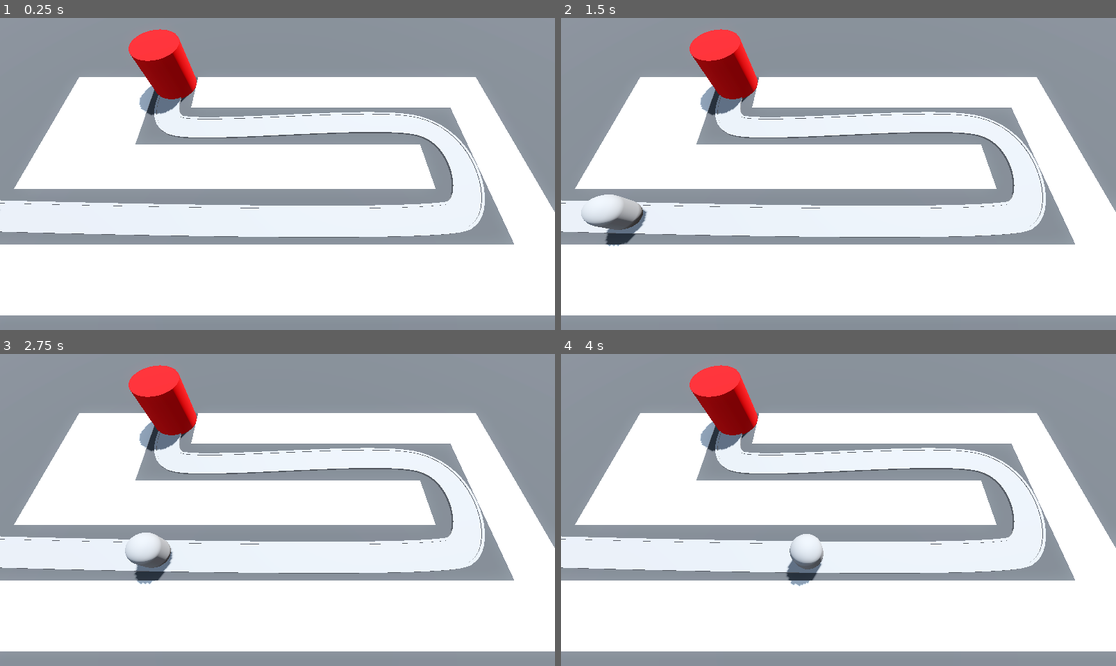
Above: before the commit, frames 1-4 (two rows, left to right).
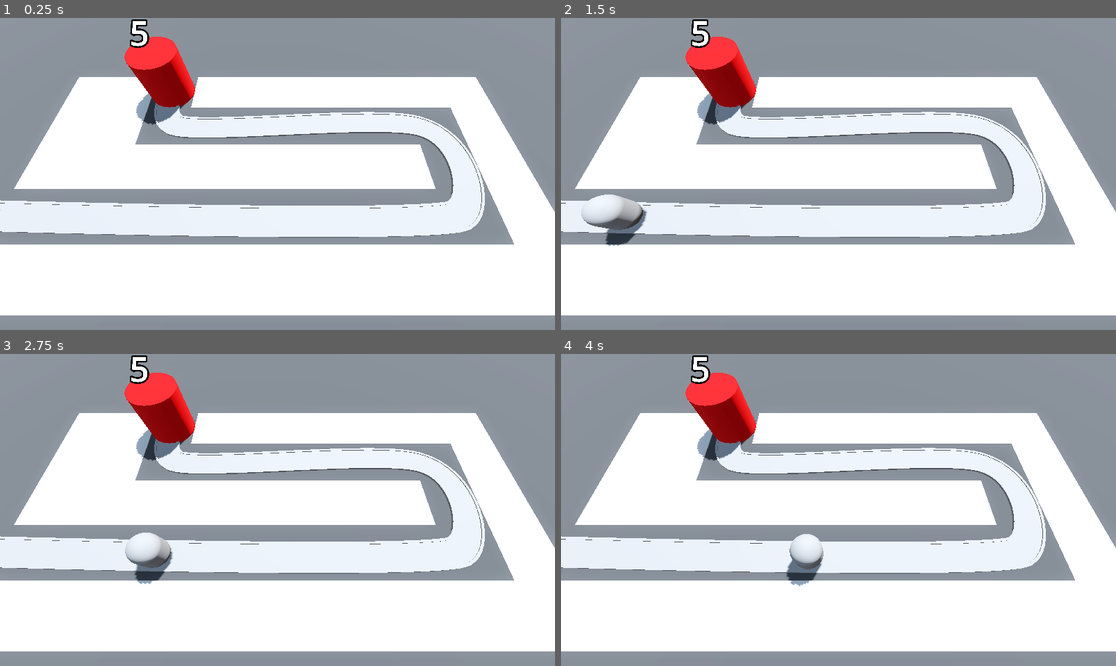
Above: after the commit, the same moments.

Repository: DapperMongoose/BarbarianBlaster
Game: Godot game, scene res://BaseLevel.tscn
Same seed, same stepped clock (60 frames per second), same inputs: the game is played once before the commit and once after it.
Inputs:
- Up to frame 1 (0.25 s): no input
- Up to frame 2 (1.5 s): no input
- Up to frame 3 (2.75 s): no input
- Up to frame 4 (4 s): no input

The runs differ from the first frame. In frame 1, 1.6% of the frame differs, in the area x 22-36%, y 0-35%; in frame 2, 1.6%; in frame 3, 1.6%; in frame 4, 1.6%.

Commit message:
completed health and labels lesson

Diff:
--- a/Base/base.gd
+++ b/Base/base.gd
@@ -1,4 +1,13 @@
 extends Node3D
+
+@export var max_health: int = 5
+
+@onready var label_3d: Label3D = $Label3D
+
+func _ready():
+	label_3d.text = str(max_health)
 
 func take_damage() -> void:
 	print("damage dealt to base")
+	max_health -= 1
+	label_3d.text = str(max_health)
--- a/Base/base.tscn
+++ b/Base/base.tscn
@@ -6,7 +6,6 @@
 albedo_color = Color(0.886275, 0, 0.0196078, 1)
 
 [node name="Base" type="Node3D" groups=["base"]]
-transform = Transform3D(1, 0, 0, 0, 1, 0, 0, 0, 1, -10, 0, -7)
 script = ExtResource("1_qbfkp")
 
 [node name="CSGCylinder3D" type="CSGCylinder3D" parent="."]
@@ -15,3 +14,10 @@
 height = 4.0
 sides = 32
 material = SubResource("StandardMaterial3D_gjoub")
+
+[node name="Label3D" type="Label3D" parent="."]
+transform = Transform3D(1, 0, 0, 0, 1, 0, 0, 0, 1, 0, 5.5, 0)
+billboard = 1
+text = "starting health"
+font_size = 500
+outline_size = 100
--- a/BaseLevel.tscn
+++ b/BaseLevel.tscn
@@ -98,3 +98,4 @@
 transform = Transform3D(-4.37111e-08, 0, -0.999993, 0, 1, 0, 0.999993, 0, -4.37111e-08, -22, 0, 6)
 
 [node name="Base" parent="." instance=ExtResource("3_1v73c")]
+transform = Transform3D(1, 0, 0, 0, 1, 0, 0, 0, 1, -10, 0, -6)
--- a/Enemy/enemy.gd
+++ b/Enemy/enemy.gd
@@ -9,3 +9,4 @@
 	progress += (delta * speed)
 	if progress_ratio == 1.0:
 		base.take_damage()
+		set_process(false)
